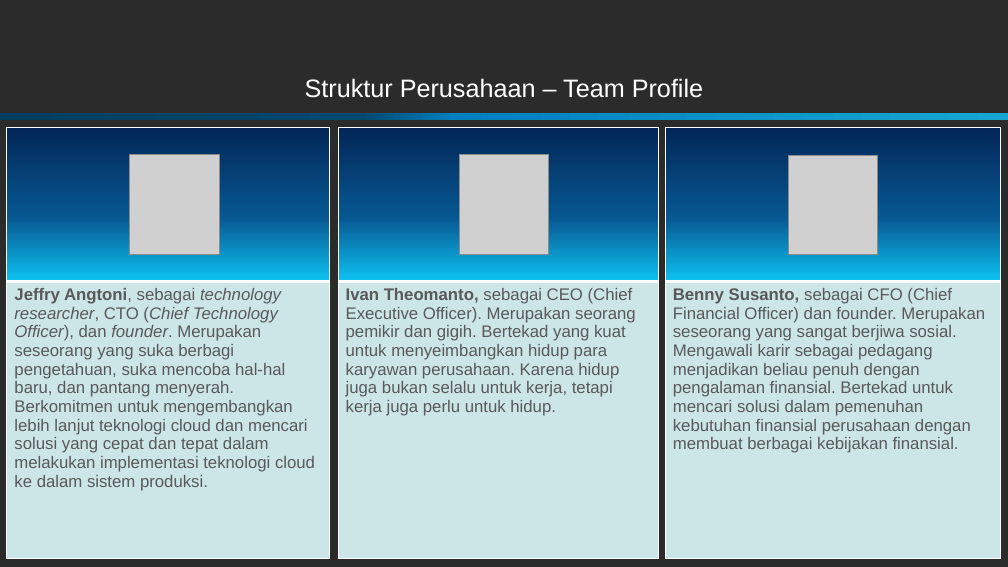
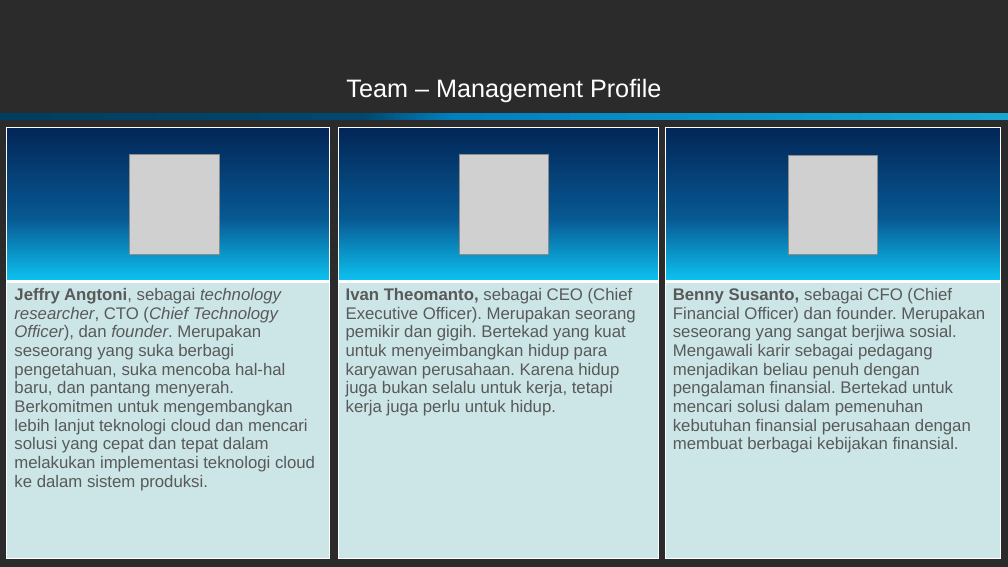
Before and after one commit to jeffryang24/RouterMaya, a slide deck: slide 7 of PPT/Business Plan MID.pptx (slide 6 before the commit). Drawn at 1008x567 pixels with LibreOffice and Linux fonts; fonts in the diff are those of the drawing; grey boxes stand for pictures; background and template pictures are left out; a plain dark background stands for a picture behind light text. Boxes give left, top, right and bottom in pixels: in the first picture for what was removed or moved away, otherwise in the second. Text is boxed around its words. In the diff, an @@ line names an element or a change of style, - is before the commit and + after.

```diff
--- a/PPT/Business Plan MID.pptx
+++ b/PPT/Business Plan MID.pptx
@@ title at bbox=[346, 78, 661, 103]: text changed @@
-Struktur Perusahaan – Team Profile
+Team – Management Profile
```
Also in this commit, not shown: 4 other slides changed, 3 slides added, 1 other file.
